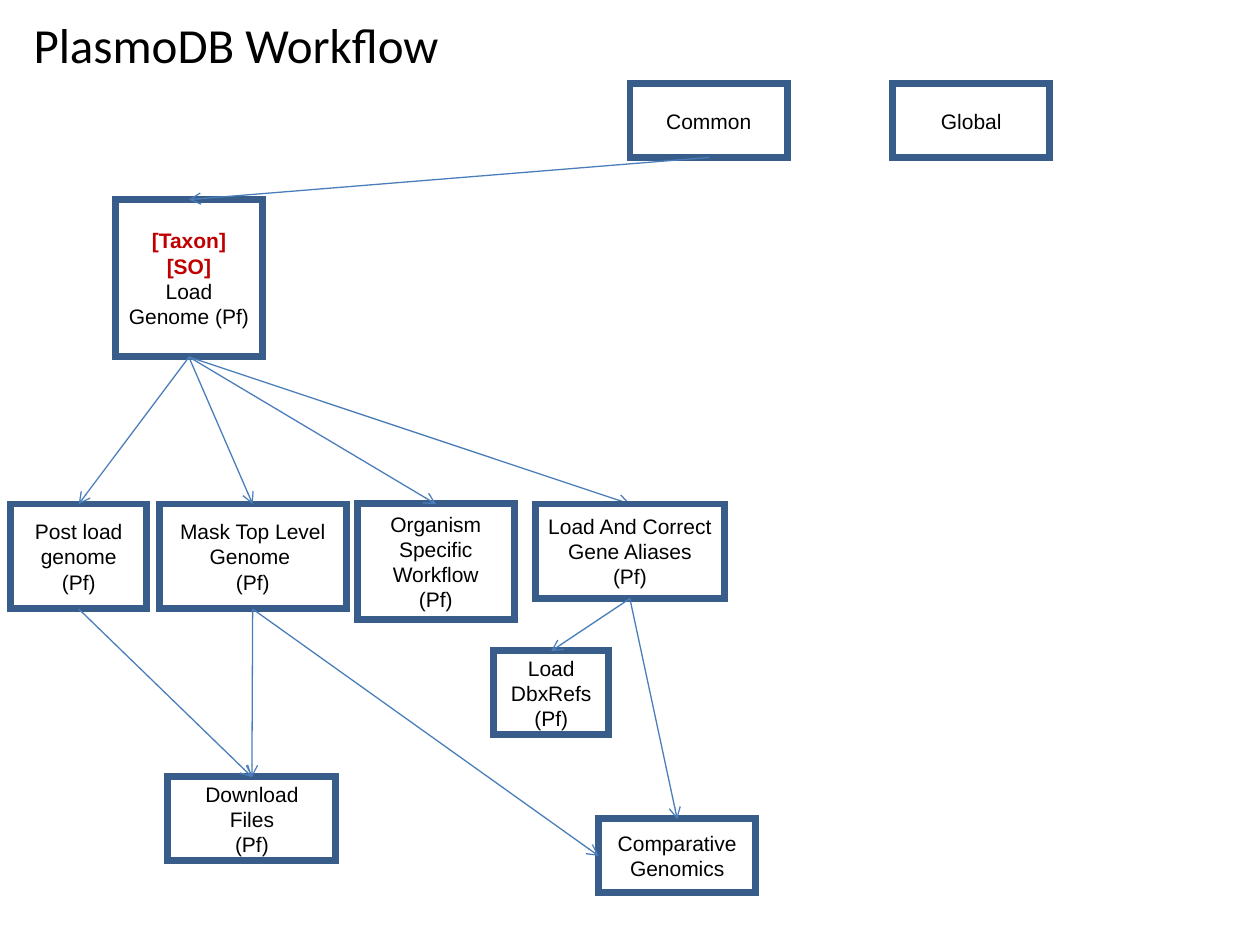
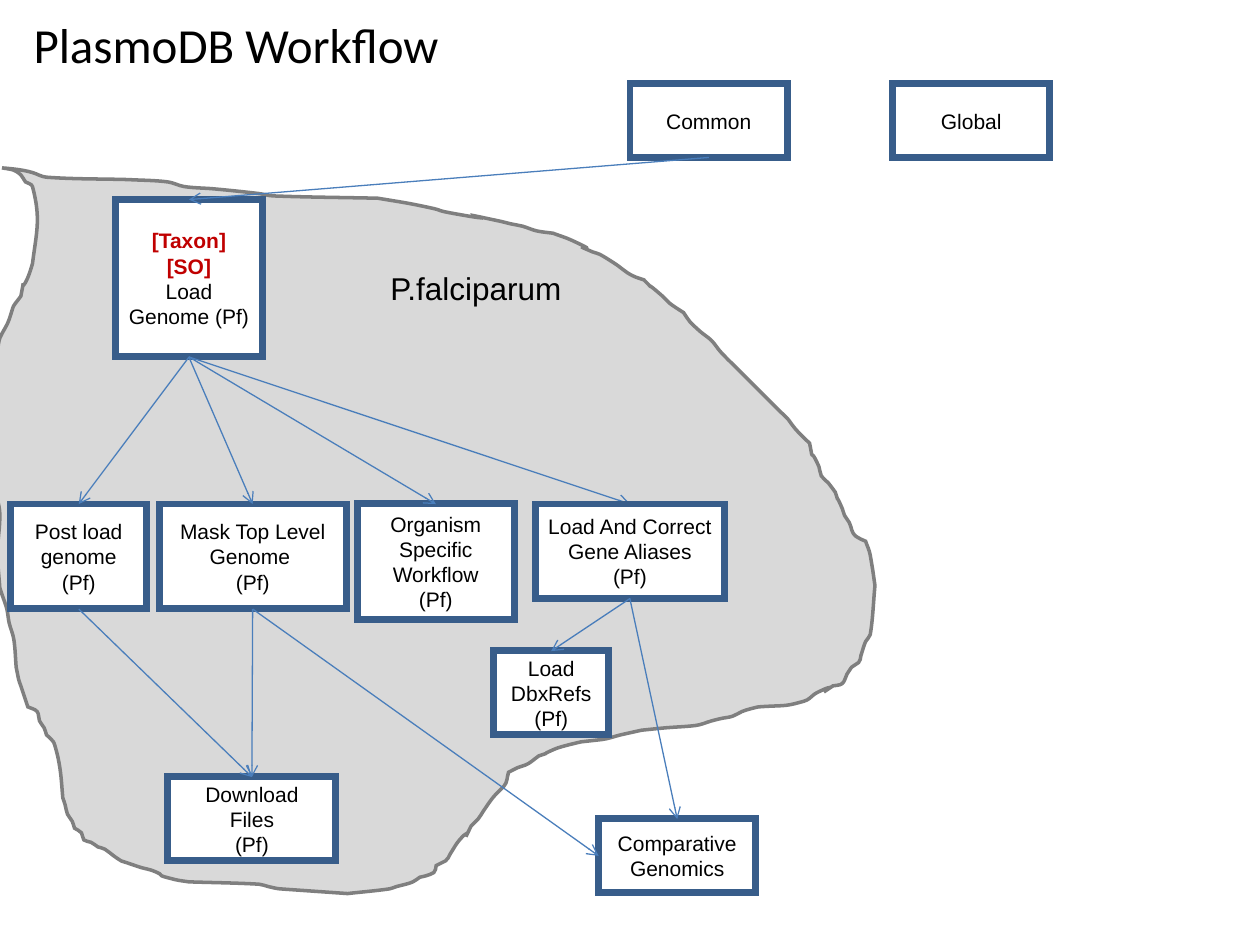
Before and after one commit to VEuPathDB/ApiCommonWorkflow, a slide deck: slide 2 of Main/doc/IntegratedWorkflow.ppt. Drawn at 1260x945 pixels with LibreOffice and Linux fonts; fonts in the diff are those of the drawing. Boxes give left, top, right and bottom in pixels: in the first picture for what was removed or moved away, otherwise in the second. Text is boxed around its words. In the diff, an @@ line names an element or a change of style, - is before the commit and + after.

Commit message:
minor change to slide 2

```diff
--- a/Main/doc/IntegratedWorkflow.ppt
+++ b/Main/doc/IntegratedWorkflow.ppt
@@ freeform shape added at [0, 168, 874, 893], fill #D9D9D9, outline #7F7F7F 2.01 pt @@
@@ text added at [390, 277, 561, 306], 18 pt, text #000000 @@
+P.falciparum
@@ rectangle "Load DbxRefs" at [494, 651, 610, 736]: fill none to #FFFFFF @@
@@ rectangle "Download Files" at [168, 777, 335, 862]: fill none to #FFFFFF @@
```
